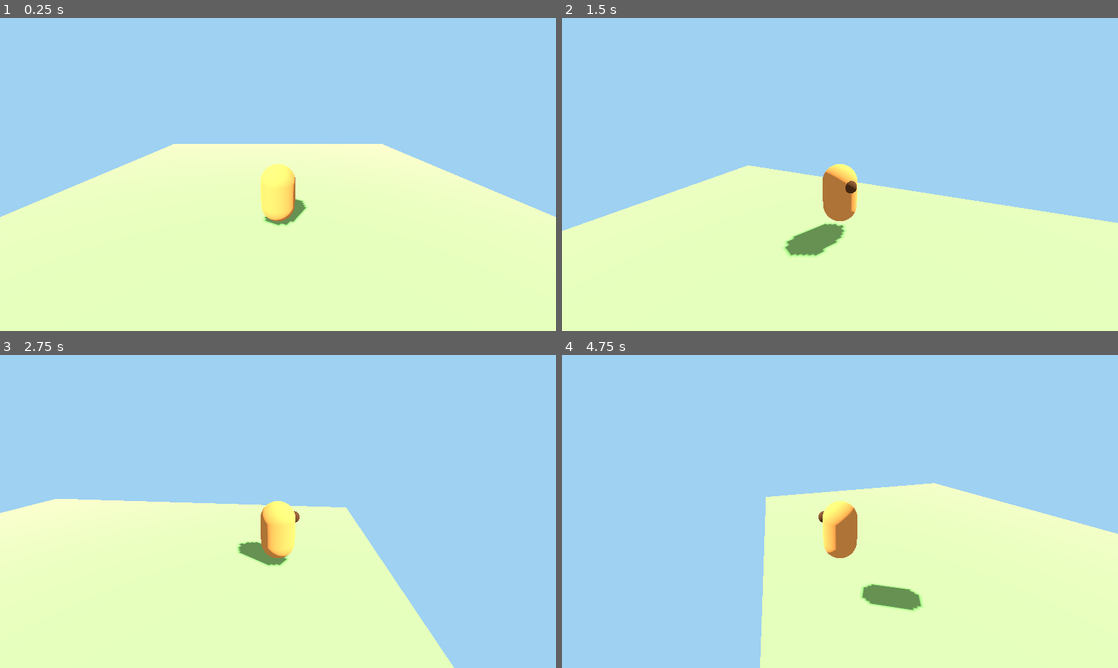
Above: before the commit, frames 1-4 (two rows, left to right).
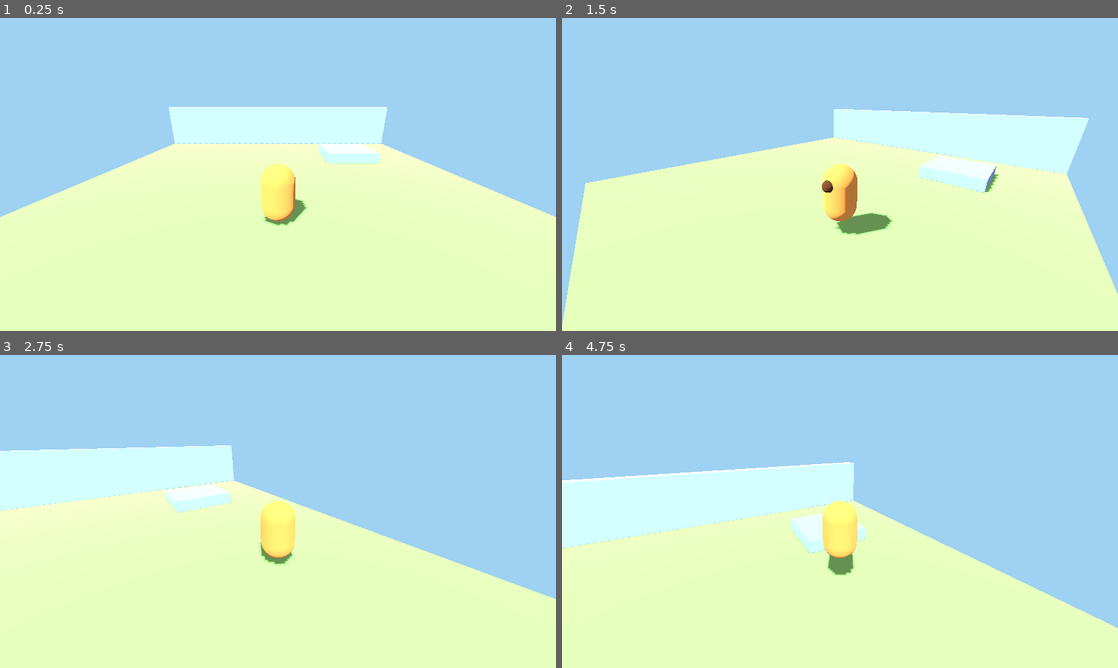
Above: after the commit, the same moments.

Repository: Euraika-Labs/Project-Camiel
Game: Godot game, scene res://scenes/test_space.tscn
Same seed, same stepped clock (60 frames per second), same inputs: the game is played once before the commit and once after it.
Inputs (mouse positions are in pixels of both pictures, inside the frame that each line leads up to):
- Up to frame 1 (0.25 s): no input
- Up to frame 2 (1.5 s): tap Enter at 0.5 s; move the mouse to (962, 158) at 0.52 s; hold D (move_right) 0.53-1.28 s; tap Space (jump) at 0.6, 0.77, 1.07, 1.35 s; click (962, 158) at 0.67 s; move the mouse to (728, 190) at 1.27 s; hold S (move_back) from 1.28 s (still down); click (728, 190) at 1.42 s
- Up to frame 3 (2.75 s): tap Space (jump) at 1.52, 1.82, 2.1 s; move the mouse to (333, 442) at 2.02 s; release S (move_back) at 2.03 s; hold D (move_right) from 2.03 s (still down); click (333, 442) at 2.17 s
- Up to frame 4 (4.75 s): move the mouse to (812, 574) at 2.77 s; release D (move_right) at 2.78 s; hold W (move_forward) 2.78-3.53 s; tap Space (jump) at 2.85, 3.02, 3.32, 3.6, 3.77, 4.07, 4.35, 4.52 s; click (812, 574) at 2.92 s; move the mouse to (1006, 558) at 3.52 s; hold A (move_left) from 3.53 s (still down); click (1006, 558) at 3.67 s; move the mouse to (673, 464) at 4.27 s; click (673, 464) at 4.42 s

The runs differ from the first frame. In frame 1, 5.1% of the frame differs, in the area x 30-70%, y 28-47%; in frame 2, 19%; in frame 3, 17%; in frame 4, 36%, in the area x 0-100%, y 34-100%.

Commit message:
feat(01-04): Camiel falls off an edge and softly returns; turn-and-walk ready (GREEN)
- scenes/test_space.tscn: RaisedStep, BackWall, and FallBoundary (Area3D)
  with a CONNECT_PERSIST body_entered -> Camiel._on_fall_boundary_body_entered
  connection, keeping open edges on +X, -X, and +Z (D-06)
- scenes/camiel.tscn: ReturnSound (AudioStreamPlayer)
- scripts/camiel_controller.gd:
  - returned_to_safe_spot signal, SteeringMode enum (CAMERA_RELATIVE,
    TURN_AND_WALK), and a turn-and-walk branch selectable via the
    steering_mode export or --steering= CLI argument (apply_steering_arguments),
    so the D-11 playtest can switch models with no new code
  - _sample_safe_spot casts four corner rays on a timer and only records a
    safe spot when all four hit floor; return_to_safe_spot() teleports back,
    plays a code-generated AudioStreamWAV chime, and emits the signal, with
    an _is_returning latch so the fall boundary can only fire once per fall
  - Rule 1 fix: camera-relative steering only turns Camiel to face travel
    direction on a genuine forward/back input. Turning to face pure lateral
    (strafe-only) input closed a loop with the lazily-following camera (the
    turn target is always 90 degrees from whatever frame computed it, which
    has no fixed point) and spun Camiel in an endless circle instead of a
    straight sideways step toward the edge - confirmed by tracing Camiel's
    position with a scratch script before and after the fix
- All twelve probe cases pass, including fall_at_edge (D-06), soft_return,
  wall (spring arm shortens against BackWall), turn_and_walk, and arguments

Co-Authored-By: Claude Sonnet 5 <noreply@anthropic.com>

Diff:
--- a/scenes/camiel.tscn
+++ b/scenes/camiel.tscn
@@ -52,3 +52,6 @@
 
 [node name="Camera3D" type="Camera3D" parent="CameraPivot/SpringArm3D" unique_id=48234651]
 current = true
+
+[node name="ReturnSound" type="AudioStreamPlayer" parent="." unique_id=294234591]
+volume_db = -8.0
--- a/scenes/test_space.tscn
+++ b/scenes/test_space.tscn
@@ -16,6 +16,26 @@
 
 [sub_resource type="BoxMesh" id="BoxMesh_frqla"]
 size = Vector3(12, 1, 12)
+
+[sub_resource type="BoxShape3D" id="BoxShape3D_frqla"]
+size = Vector3(2, 0.4, 2)
+
+[sub_resource type="StandardMaterial3D" id="StandardMaterial3D_0252l"]
+albedo_color = Color(0.55, 0.7, 0.95, 1)
+
+[sub_resource type="BoxMesh" id="BoxMesh_1a4xt"]
+material = SubResource("StandardMaterial3D_0252l")
+size = Vector3(2, 0.4, 2)
+
+[sub_resource type="BoxShape3D" id="BoxShape3D_jrruh"]
+size = Vector3(12, 2, 0.5)
+
+[sub_resource type="BoxMesh" id="BoxMesh_3kllb"]
+material = SubResource("StandardMaterial3D_0252l")
+size = Vector3(12, 2, 0.5)
+
+[sub_resource type="BoxShape3D" id="BoxShape3D_qviim"]
+size = Vector3(200, 4, 200)
 
 [node name="TestSpace" type="Node3D" unique_id=587115395]
 
@@ -39,3 +59,29 @@
 [node name="Camiel" type="CharacterBody3D" parent="." unique_id=1761816634 instance=ExtResource("2_25oy3")]
 transform = Transform3D(1, 0, 0, 0, 1, 0, 0, 0, 1, 0, 0, 2)
 script = ExtResource("3_frqla")
+
+[node name="RaisedStep" type="StaticBody3D" parent="." unique_id=1721281632]
+transform = Transform3D(1, 0, 0, 0, 1, 0, 0, 0, 1, 3, 0.2, -3)
+
+[node name="CollisionShape3D" type="CollisionShape3D" parent="RaisedStep" unique_id=1809515372]
+shape = SubResource("BoxShape3D_frqla")
+
+[node name="Mesh" type="MeshInstance3D" parent="RaisedStep" unique_id=286315336]
+mesh = SubResource("BoxMesh_1a4xt")
+
+[node name="BackWall" type="StaticBody3D" parent="." unique_id=1204172554]
+transform = Transform3D(1, 0, 0, 0, 1, 0, 0, 0, 1, 0, 1, -6.25)
+
+[node name="CollisionShape3D" type="CollisionShape3D" parent="BackWall" unique_id=611842177]
+shape = SubResource("BoxShape3D_jrruh")
+
+[node name="Mesh" type="MeshInstance3D" parent="BackWall" unique_id=536319876]
+mesh = SubResource("BoxMesh_3kllb")
+
+[node name="FallBoundary" type="Area3D" parent="." unique_id=1229324150]
+transform = Transform3D(1, 0, 0, 0, 1, 0, 0, 0, 1, 0, -12, 0)
+
+[node name="CollisionShape3D" type="CollisionShape3D" parent="FallBoundary" unique_id=1008809110]
+shape = SubResource("BoxShape3D_qviim")
+
+[connection signal="body_entered" from="FallBoundary" to="Camiel" method="_on_fall_boundary_body_entered"]
--- a/scripts/camiel_controller.gd
+++ b/scripts/camiel_controller.gd
@@ -1,32 +1,71 @@
 # camiel_controller.gd
 # Camiel's 3D movement controller: InputMap-driven walking and jumping
-# (D-07), with a camera-relative steering model and a lazily-following
-# camera rig behind him (D-05).
+# (D-07), camera-relative and turn-and-walk steering models (D-11 playtest
+# switch), a lazily-following camera rig with no mouse-look (D-05), and a
+# soft fall-and-return to the last safe spot (D-06).
 extends CharacterBody3D
 
+signal returned_to_safe_spot(position: Vector3)
+
+enum SteeringMode { CAMERA_RELATIVE, TURN_AND_WALK }
+
+@export var steering_mode: SteeringMode = SteeringMode.CAMERA_RELATIVE
 @export var walk_speed := 2.5
 @export var acceleration := 12.0
 @export var deceleration := 16.0
 @export var jump_velocity := 4.5
 @export var turn_to_face_speed := 10.0
+@export var turn_speed := 2.2
 @export var camera_follow_speed := 2.0
 @export var max_fall_speed := 30.0
+@export var safe_spot_margin := 0.75
+@export var safe_spot_sample_interval := 0.2
 
 @onready var _camera_pivot: Node3D = $CameraPivot
 @onready var _spring_arm: SpringArm3D = $CameraPivot/SpringArm3D
+@onready var _return_sound: AudioStreamPlayer = $ReturnSound
 
 var _gravity: float = ProjectSettings.get_setting("physics/3d/default_gravity", 9.8)
+var _spawn_position: Vector3
+var _last_safe_position: Vector3
+var _safe_spot_timer := 0.0
+var _is_returning := false
 
 
 func _ready() -> void:
 	add_to_group("player")
 	_spring_arm.add_excluded_object(get_rid())
+	_spawn_position = global_position
+	_last_safe_position = global_position
+	apply_steering_arguments(OS.get_cmdline_user_args())
+	_return_sound.stream = _build_return_tone()
 	_snap_camera_behind()
 
 
 func _physics_process(delta: float) -> void:
 	var input_dir := Input.get_vector("move_left", "move_right", "move_forward", "move_back")
 
+	if steering_mode == SteeringMode.TURN_AND_WALK:
+		_process_turn_and_walk(input_dir, delta)
+	else:
+		_process_camera_relative(input_dir, delta)
+
+	if not is_on_floor():
+		velocity.y = max(velocity.y - _gravity * delta, -max_fall_speed)
+	elif Input.is_action_just_pressed("jump"):
+		velocity.y = jump_velocity
+
+	move_and_slide()
+	_sample_safe_spot(delta)
+
+	if steering_mode == SteeringMode.TURN_AND_WALK:
+		_camera_pivot.global_position = global_position + Vector3(0, 1.0, 0)
+		_camera_pivot.rotation.y = rotation.y
+	else:
+		_update_camera(delta)
+
+
+func _process_camera_relative(input_dir: Vector2, delta: float) -> void:
 	var forward: Vector3 = -_camera_pivot.global_basis.z
 	forward.y = 0.0
 	forward = forward.normalized()
@@ -35,31 +74,90 @@
 	right = right.normalized()
 	var direction: Vector3 = right * input_dir.x - forward * input_dir.y
 
-	var target_velocity := direction * walk_speed
+	_apply_horizontal_velocity(direction * walk_speed, direction.length() > 0.01, delta)
+
+	# Only turn to face the travel direction on a genuine forward/back push.
+	# Turning to face pure lateral (strafe-only) input would make the camera
+	# (which lazily follows Camiel's own facing) chase a target derived from
+	# its own orientation every frame — a closed loop with no fixed point,
+	# which spins Camiel in an endless circle instead of a straight sideways
+	# step. Bad for a 3-year-old holding one arrow key, and it stops Camiel
+	# from ever reaching an edge by strafing toward it (D-06).
+	if absf(input_dir.y) > 0.01 and direction.length() > 0.01:
+		var target_yaw := atan2(-direction.x, -direction.z)
+		rotation.y = lerp_angle(rotation.y, target_yaw, turn_to_face_speed * delta)
+
+
+func _process_turn_and_walk(input_dir: Vector2, delta: float) -> void:
+	rotation.y -= input_dir.x * turn_speed * delta
+
+	var forward: Vector3 = -global_basis.z
+	var target_velocity := forward * (-input_dir.y) * walk_speed
+	_apply_horizontal_velocity(target_velocity, absf(input_dir.y) > 0.01, delta)
+
+
+func _apply_horizontal_velocity(target_velocity: Vector3, has_input: bool, delta: float) -> void:
 	var horizontal_velocity := Vector3(velocity.x, 0.0, velocity.z)
-	if direction.length() > 0.01:
+	if has_input:
 		horizontal_velocity = horizontal_velocity.move_toward(target_velocity, acceleration * delta)
 	else:
 		horizontal_velocity = horizontal_velocity.move_toward(Vector3.ZERO, deceleration * delta)
 	velocity.x = horizontal_velocity.x
 	velocity.z = horizontal_velocity.z
 
-	if direction.length() > 0.01:
-		var target_yaw := atan2(-direction.x, -direction.z)
-		rotation.y = lerp_angle(rotation.y, target_yaw, turn_to_face_speed * delta)
-
-	if not is_on_floor():
-		velocity.y = max(velocity.y - _gravity * delta, -max_fall_speed)
-	elif Input.is_action_just_pressed("jump"):
-		velocity.y = jump_velocity
-
-	move_and_slide()
-	_update_camera(delta)
-
 
 func _update_camera(delta: float) -> void:
 	_camera_pivot.global_position = global_position + Vector3(0, 1.0, 0)
 	_camera_pivot.rotation.y = lerp_angle(_camera_pivot.rotation.y, rotation.y, clampf(camera_follow_speed * delta, 0.0, 1.0))
+
+
+func _sample_safe_spot(_delta: float) -> void:
+	_safe_spot_timer += _delta
+	if _safe_spot_timer < safe_spot_sample_interval or not is_on_floor():
+		return
+	_safe_spot_timer = 0.0
+
+	var offsets := [
+		Vector3(safe_spot_margin, 0.5, safe_spot_margin),
+		Vector3(safe_spot_margin, 0.5, -safe_spot_margin),
+		Vector3(-safe_spot_margin, 0.5, safe_spot_margin),
+		Vector3(-safe_spot_margin, 0.5, -safe_spot_margin),
+	]
+	var space_state := get_world_3d().direct_space_state
+	for offset: Vector3 in offsets:
+		var from := global_position + offset
+		var to := from + Vector3(0, -1.5, 0)
+		var params := PhysicsRayQueryParameters3D.create(from, to)
+		params.exclude = [get_rid()]
+		var result := space_state.intersect_ray(params)
+		if result.is_empty():
+			return
+
+	_last_safe_position = global_position
+
+
+func _on_fall_boundary_body_entered(body: Node3D) -> void:
+	if body != self or _is_returning:
+		return
+	_is_returning = true
+	return_to_safe_spot.call_deferred()
+
+
+func return_to_safe_spot() -> void:
+	teleport_to(_last_safe_position)
+	_return_sound.play()
+	returned_to_safe_spot.emit(global_position)
+	_is_returning = false
+
+
+func apply_steering_arguments(args: PackedStringArray) -> void:
+	for arg: String in args:
+		if arg == "--steering=turn_and_walk":
+			steering_mode = SteeringMode.TURN_AND_WALK
+		elif arg == "--steering=camera_relative":
+			steering_mode = SteeringMode.CAMERA_RELATIVE
+		elif arg.begins_with("--steering="):
+			push_warning("[CamielController] Unknown steering mode: ", arg)
 
 
 func teleport_to(target: Vector3) -> void:
@@ -71,3 +169,39 @@
 func _snap_camera_behind() -> void:
 	_camera_pivot.global_position = global_position + Vector3(0, 1.0, 0)
 	_camera_pivot.rotation.y = rotation.y
+
+
+func _build_return_tone() -> AudioStreamWAV:
+	const SAMPLE_RATE := 22050
+	const DURATION := 0.35
+	const ATTACK_TIME := 0.015
+	const START_FREQ := 660.0
+	const END_FREQ := 440.0
+	const AMPLITUDE := 0.25
+
+	var sample_count := int(SAMPLE_RATE * DURATION)
+	var data := PackedByteArray()
+	data.resize(sample_count * 2)
+
+	var phase := 0.0
+	for i in range(sample_count):
+		var t := float(i) / SAMPLE_RATE
+		var progress := float(i) / float(sample_count - 1)
+		var freq := lerpf(START_FREQ, END_FREQ, progress)
+		phase += freq / SAMPLE_RATE
+		var envelope: float
+		if t < ATTACK_TIME:
+			envelope = t / ATTACK_TIME
+		else:
+			var decay_progress := (t - ATTACK_TIME) / (DURATION - ATTACK_TIME)
+			envelope = exp(-4.0 * decay_progress)
+		var sample_value := sin(phase * TAU) * AMPLITUDE * envelope
+		var sample_int := int(clampf(sample_value, -1.0, 1.0) * 32767.0)
+		data.encode_s16(i * 2, sample_int)
+
+	var stream := AudioStreamWAV.new()
+	stream.format = AudioStreamWAV.FORMAT_16_BITS
+	stream.mix_rate = SAMPLE_RATE
+	stream.stereo = false
+	stream.data = data
+	return stream
